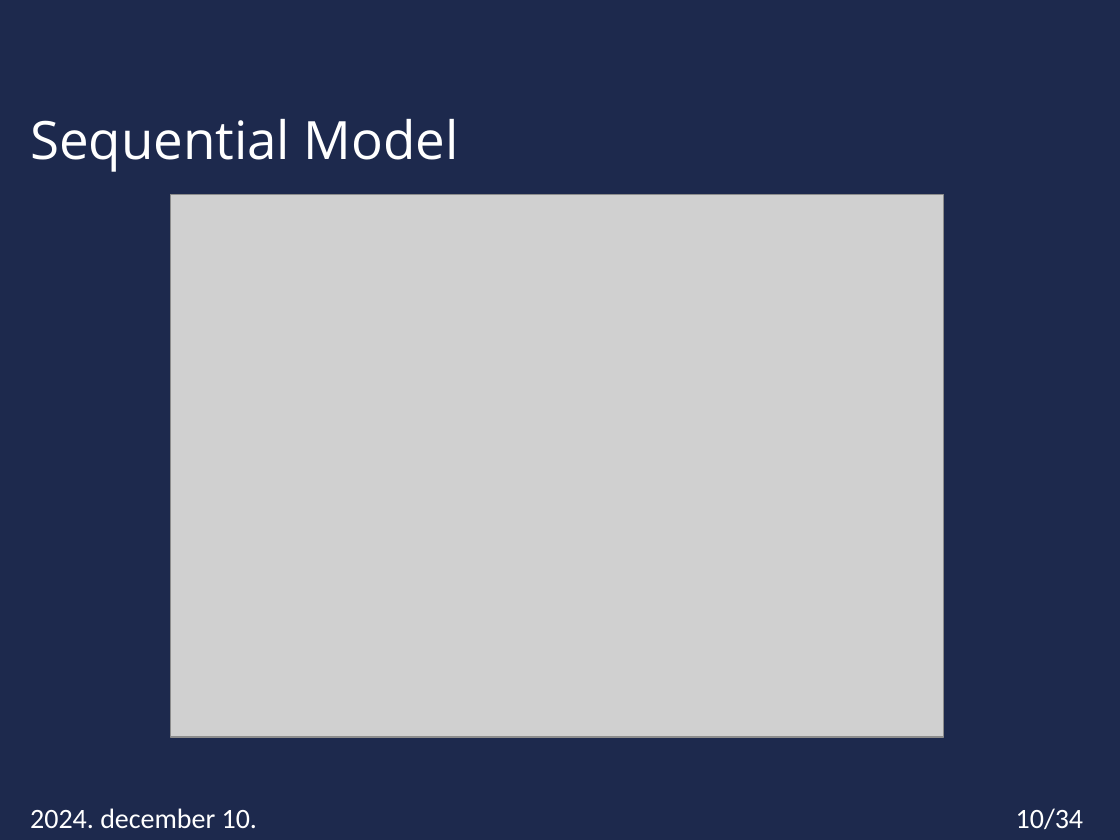
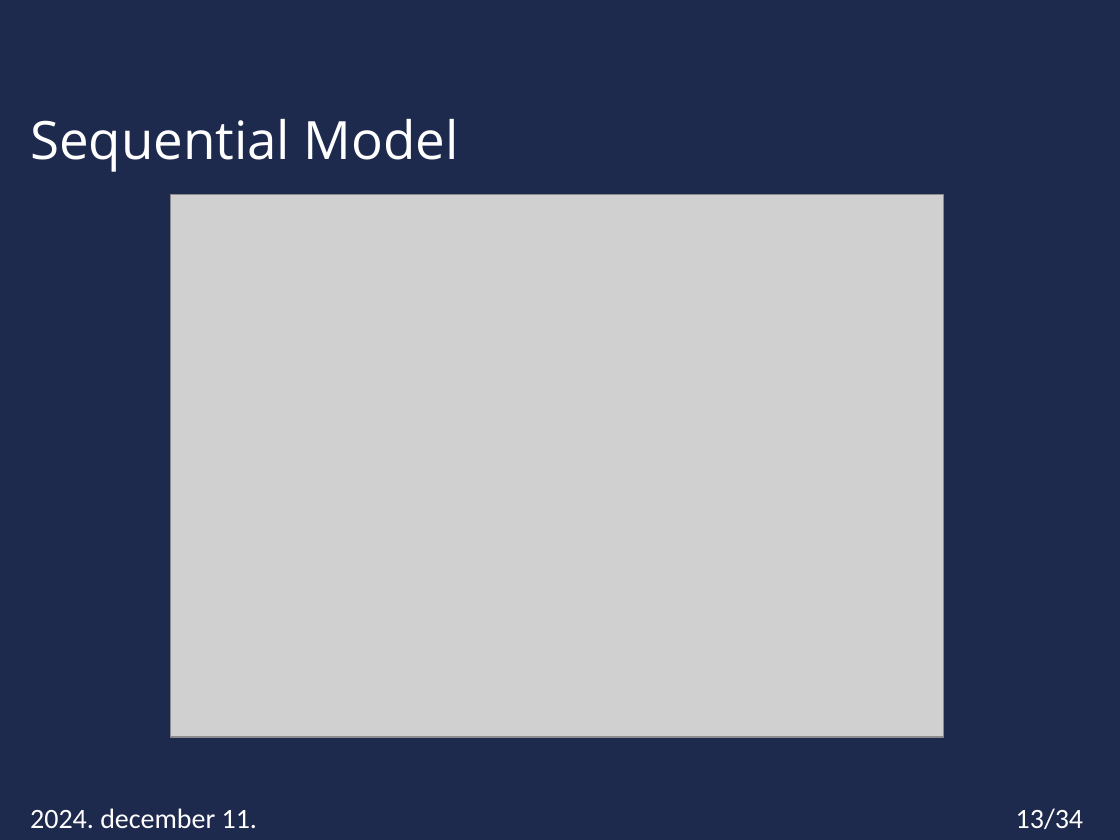
Before and after one commit to Miskota/Kaggle-laptop, a slide deck: slide 13 of laptop_regression.pptx (slide 10 before the commit). Drawn at 1120x840 pixels with LibreOffice and Linux fonts; fonts in the diff are those of the drawing; grey boxes stand for pictures; background and template pictures are left out. Boxes give left, top, right and bottom in pixels: in the first picture for what was removed or moved away, otherwise in the second. Text is boxed around its words. In the diff, an @@ line names an element or a change of style, - is before the commit and + after.

```diff
--- a/laptop_regression.pptx
+++ b/laptop_regression.pptx
@@ text at (30, 808, 257, 828): text changed @@
-2024. december 10.
+2024. december 11.
@@ page number at (1016, 808, 1083, 830): text changed @@
-10/34
+13/34
```
Also in this commit, not shown: 10 other slides changed, 3 slides added, 7 other files.
